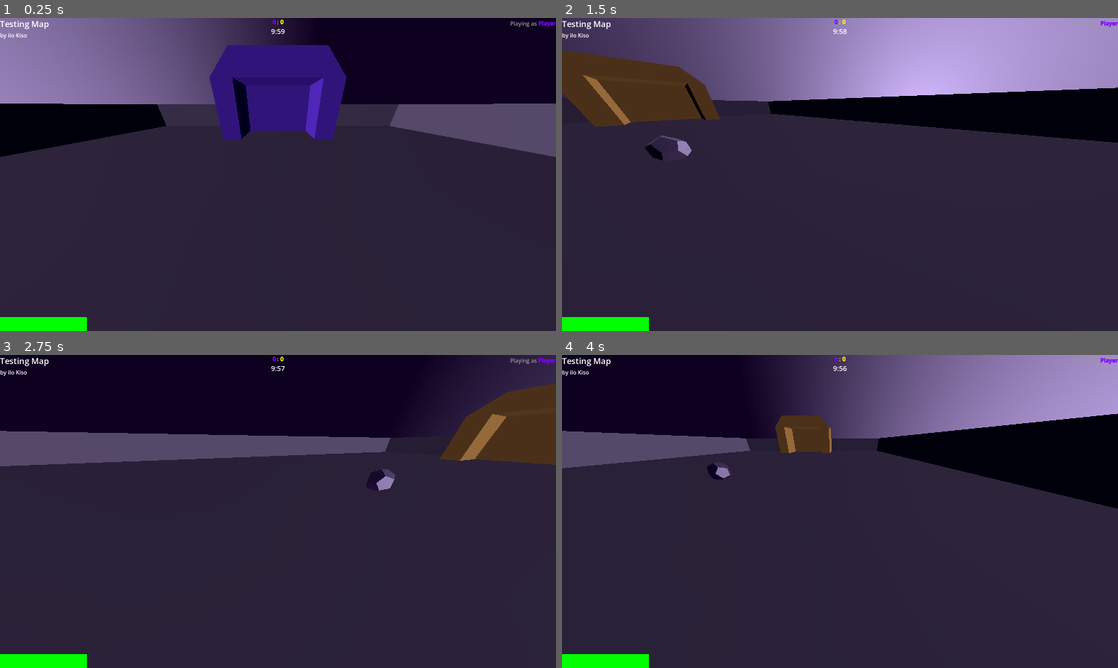
Above: before the commit, frames 1-4 (two rows, left to right).
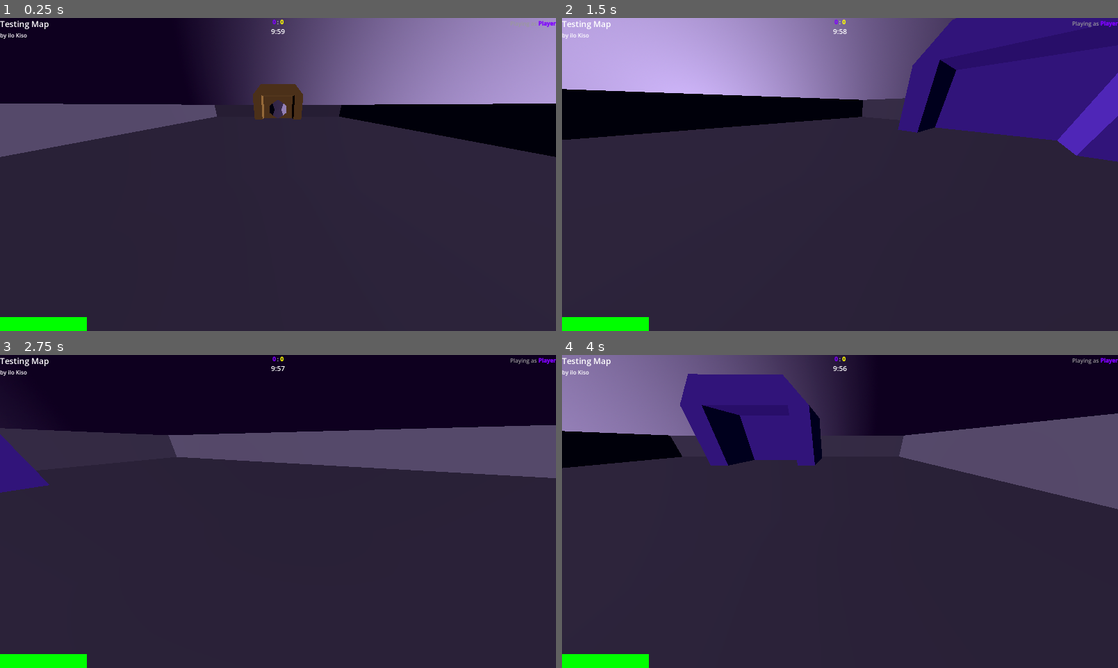
Above: after the commit, the same moments.

Repository: Matto58/dodecahedronfootball
Game: Godot game, scene res://maps/testmap.tscn
Same seed, same stepped clock (60 frames per second), same inputs: the game is played once before the commit and once after it. This scene is started directly instead of the project's main scene.
Inputs (mouse positions are in pixels of both pictures, inside the frame that each line leads up to):
- Up to frame 1 (0.25 s): no input
- Up to frame 2 (1.5 s): move the mouse to (962, 158) at 0.52 s; hold D (right) 0.53-1.28 s; hold E (holding_ball) 0.53-1.28 s; move the mouse to (728, 190) at 1.27 s; hold S (backward) from 1.28 s (still down); right-click (728, 190) at 1.35 s
- Up to frame 3 (2.75 s): move the mouse to (333, 442) at 2.02 s; release S (backward) at 2.03 s; hold D (right) from 2.03 s (still down); hold Shift (sprint) from 2.03 s (still down)
- Up to frame 4 (4 s): move the mouse to (812, 574) at 2.77 s; release D (right) at 2.78 s; release Shift (sprint) at 2.78 s; hold W (forward) 2.78-3.53 s; tap Space (yump) at 2.85 s; move the mouse to (1006, 558) at 3.52 s; hold A (left) from 3.53 s (still down); hold E (holding_ball) from 3.53 s (still down)

The runs differ from the first frame. In frame 1, 37% of the frame differs, in the area x 0-100%, y 0-45%; in frame 2, 34%; in frame 3, 13%; in frame 4, 34%.

Commit message:
fix controls being ACTUALLY inverted (this time for real)
this may or may not have come from a misunderstanding of how rotating left/right goes and where is forward and backward (i am not usually a gamedev)

Diff:
--- a/maps/testmap.tscn
+++ b/maps/testmap.tscn
@@ -42,7 +42,7 @@
 transform = Transform3D(1, 0, 0, 0, 1, 0, 0, 0, 1, 0, 3, 0)
 
 [node name="player" parent="." unique_id=1311159354 instance=ExtResource("2_ys0t5")]
-transform = Transform3D(-4.371139e-08, 0, 1, 0, 1, 0, -1, 0, -4.371139e-08, -8, 2.5, 0)
+transform = Transform3D(-4.371139e-08, 0, -1, 0, 1, 0, 1, 0, -4.371139e-08, -8, 2.5, 0)
 
 [node name="clanker spawner" parent="." unique_id=1932460306 instance=ExtResource("3_8vdae")]
 spawnpointsPurple = Array[Vector4]([Vector4(-12, 2.5, -5, -90), Vector4(-11, 2.5, -2.5, -90), Vector4(-10, 2.5, 0, -90), Vector4(-11, 2.5, 2.5, -90), Vector4(-12, 2.5, 5, -90)])
--- a/scenes/player.tscn
+++ b/scenes/player.tscn
@@ -16,7 +16,7 @@
 sky = SubResource("Sky_i3pqv")
 
 [node name="player" type="CharacterBody3D" unique_id=1748714981]
-transform = Transform3D(-1, 0, -8.742278e-08, 0, 1, 0, 8.742278e-08, 0, -1, 0, 0, 0)
+transform = Transform3D(0.9999996, 0, 0, 0, 1, 0, 0, 0, 0.9999996, 0, 0, 0)
 script = ExtResource("1_4flbx")
 metadata/_custom_type_script = "uid://ctvrdn4fpbrqv"
 
@@ -30,7 +30,7 @@
 mesh = ExtResource("5_ur7pv")
 
 [node name="Camera3D" type="Camera3D" parent="." unique_id=796718161]
-transform = Transform3D(-1, 4.371139e-08, -7.5710346e-08, 0, 0.8660254, 0.5, 8.742278e-08, 0.5, -0.8660254, 0, 0.75, 0.25)
+transform = Transform3D(1, 0, 0, 0, 0.8660254, 0.5, 0, -0.5, 0.8660254, 0, 0.75, -0.25)
 environment = SubResource("Environment_hqtel")
 current = true
 fov = 105.0
--- a/scripts/clanker.gd
+++ b/scripts/clanker.gd
@@ -31,7 +31,7 @@
 	var distanceToTarget2D = calcDist2D(target)
 	if distanceToTarget2D.y > 0:
 		# todo: check if we're basically head-on with the target and don't rotate if we are
-		lookAroundDir = 1.0 if distanceToTarget2D.x > 0 else -1.0
+		lookAroundDir = 1.0 if distanceToTarget2D.x < 0 else -1.0
 	else:
 		# todo: for hard difficulty, make ai be able to move backwards
 		# for easy difficulty, the ai will have to make a full 180° turn before going towards the ball
@@ -39,7 +39,7 @@
 	return distanceToTarget2D
 
 func calcDist3D(target: Node3D):
-	return target.global_position - global_position
+	return global_position - target.global_position
 
 func calcDist2DFrom3D(dist: Vector3):
 	return Vector2(dist.x, dist.z).rotated(global_rotation.y)
@@ -52,7 +52,6 @@
 		input_dir = 0.0
 		lookAroundDir = 0.0
 		return
-
 
 	input_dir = 1.0
 	# todo: for hard difficulty, go to the middle where the ball should spawn if ball is below the map
--- a/scripts/player.gd
+++ b/scripts/player.gd
@@ -10,8 +10,10 @@
 signal setBallPos(pos: Vector3, rot: Vector3)
 
 var sprinting: bool = false
+## -backward +forward
 var input_dir: float = 0.0
 var yumping: bool = false
+## -left +right
 var lookAroundDir: float = 0.0
 var paused: bool = false
 var sensitivity: float = 5.0
@@ -68,7 +70,7 @@
 		velocity += get_gravity() * delta
 
 	var distance: Vector3 = global_position
-	var direction := (transform.basis * Vector3(0, 0, input_dir)).normalized()
+	var direction := (transform.basis * (Vector3.FORWARD * input_dir)).normalized()
 	if not paused:
 		if yumping and not prevYumping and is_on_floor():
 			velocity.y = JUMP_VELOCITY
@@ -79,13 +81,13 @@
 		else:
 			velocity.x = move_toward(velocity.x, 0, SPEED * sprintMod)
 			velocity.z = move_toward(velocity.z, 0, SPEED * sprintMod)
-		rotate_y(lookAroundDir * sensitivity)
+		rotate_y(-lookAroundDir * sensitivity)
 
 		if holdingBall and canHoldBall and stamina >= 0.01:
 			stamina = max(0, stamina - delta)
 			var newBallPos = Vector3(global_position)
-			newBallPos.x += cos(global_rotation.y-HALF_PI)*2
-			newBallPos.z += sin(global_rotation.y-HALF_PI)*2
+			newBallPos.x += cos(-global_rotation.y-HALF_PI)*2
+			newBallPos.z += sin(-global_rotation.y-HALF_PI)*2
 			setBallPos.emit(newBallPos, global_rotation)
 
 	move_and_slide()
